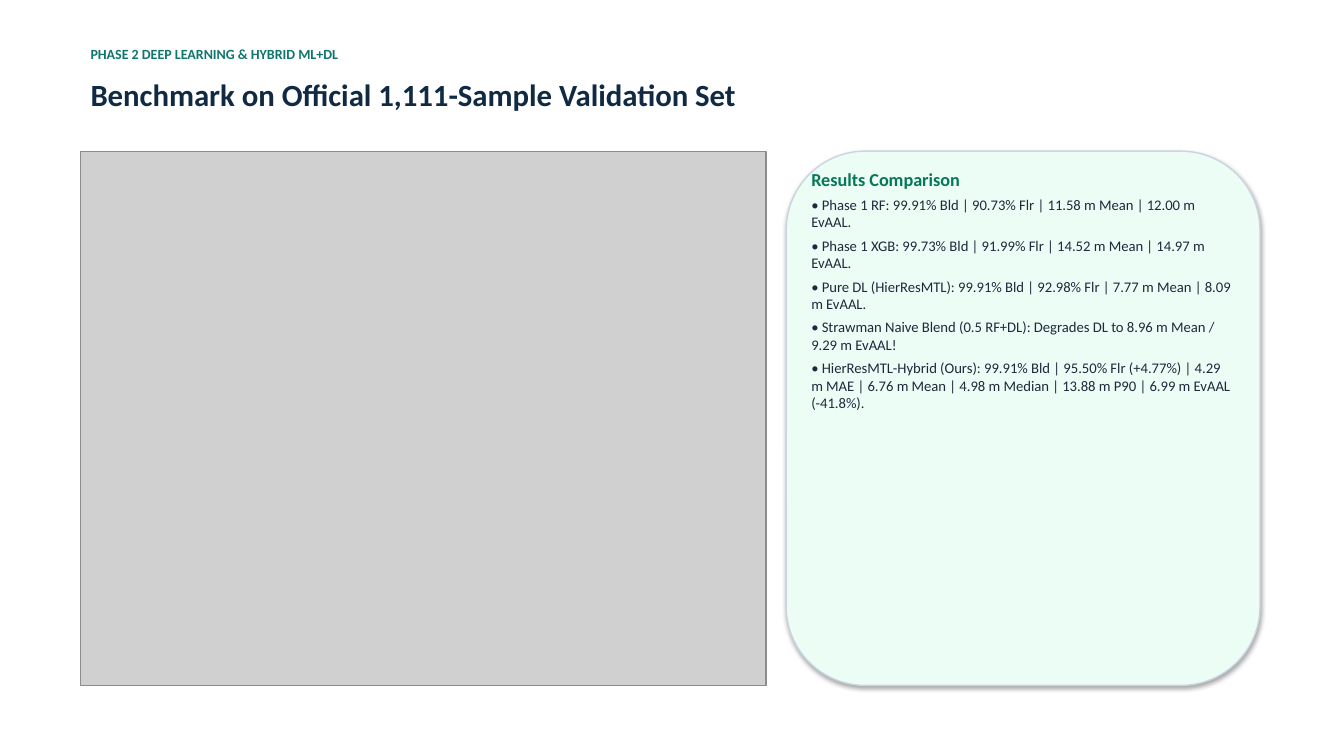
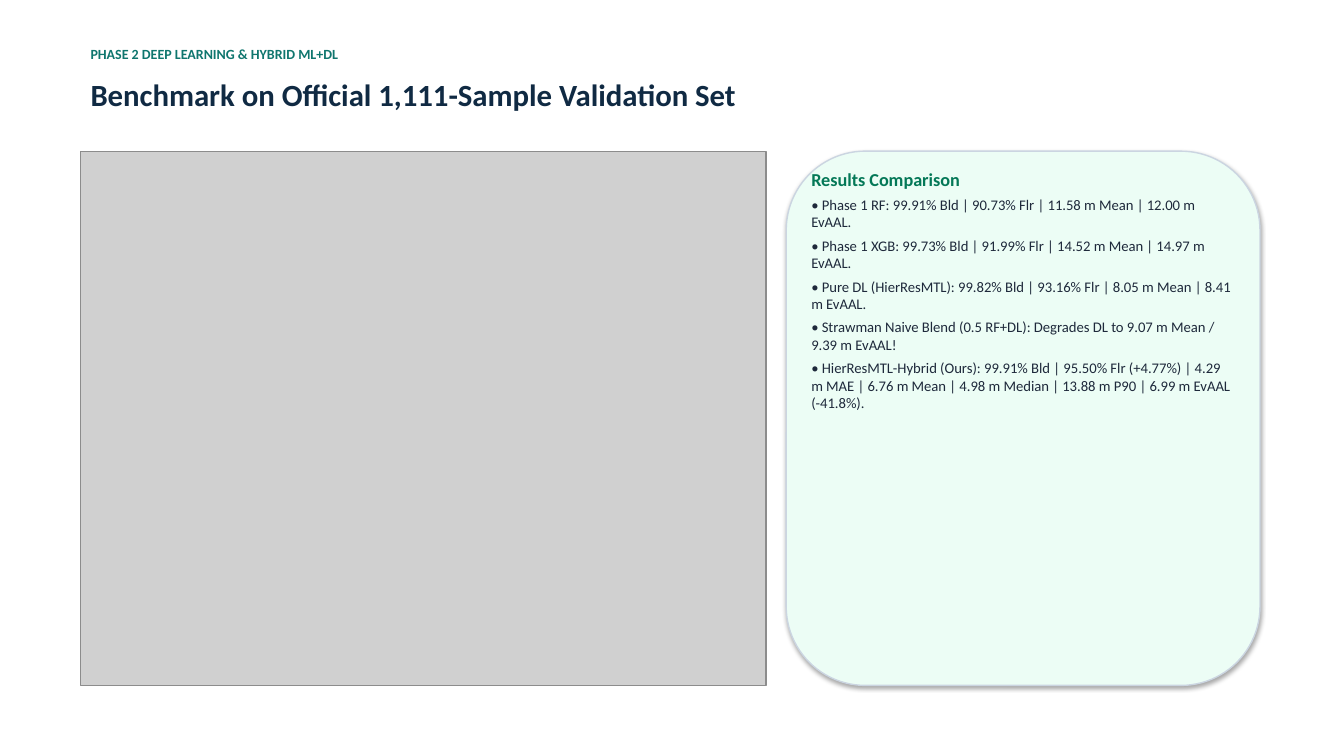
Before and after one commit to vedpawar2254/Indoor-location-prediction-using-wifi-signals, a slide deck: slide 7 of presentation/Phase2_Presentation.pptx. Drawn at 1344x756 pixels with LibreOffice and Linux fonts; fonts in the diff are those of the drawing; grey boxes stand for pictures. Boxes give left, top, right and bottom in pixels: in the first picture for what was removed or moved away, otherwise in the second. Text is boxed around its words. In the diff, an @@ line names an element or a change of style, - is before the commit and + after.

```diff
--- a/presentation/Phase2_Presentation.pptx
+++ b/presentation/Phase2_Presentation.pptx
@@ text at box(811, 281, 1231, 350): text changed @@
-• Pure DL (HierResMTL): 99.91% Bld | 92.98% Flr | 7.77 m Mean | 8.09 m EvAAL.
-• Strawman Naive Blend (0.5 RF+DL): Degrades DL to 8.96 m Mean / 9.29 m EvAAL!
+• Pure DL (HierResMTL): 99.82% Bld | 93.16% Flr | 8.05 m Mean | 8.41 m EvAAL.
+• Strawman Naive Blend (0.5 RF+DL): Degrades DL to 9.07 m Mean / 9.39 m EvAAL!
```
Also in this commit, not shown: 5 other slides changed, 11 other files.
